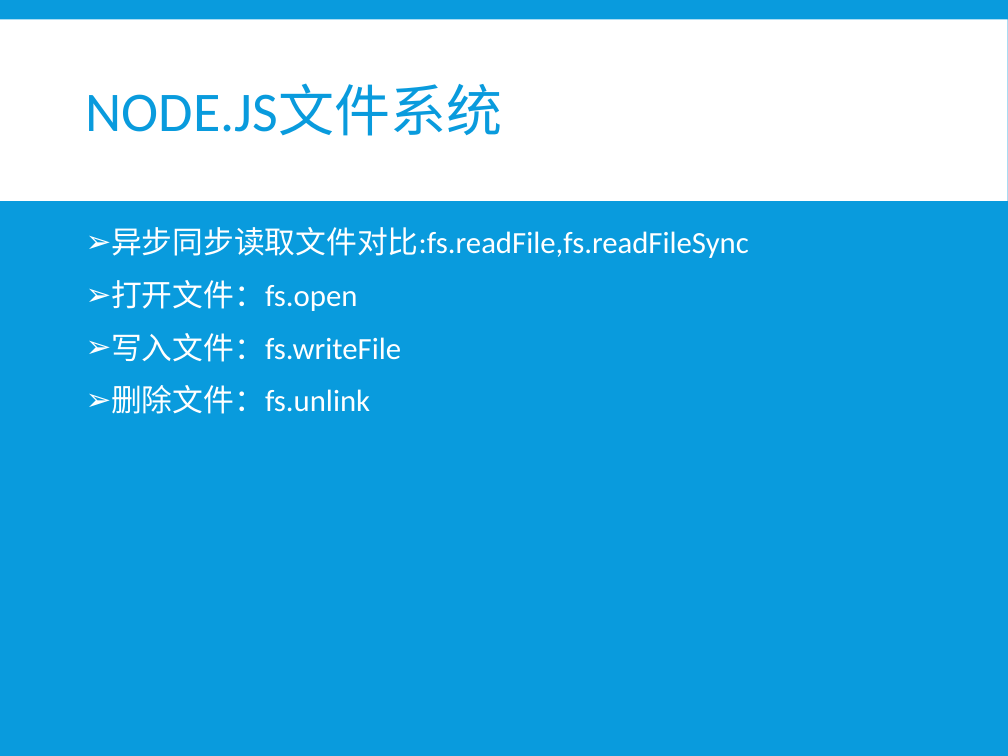
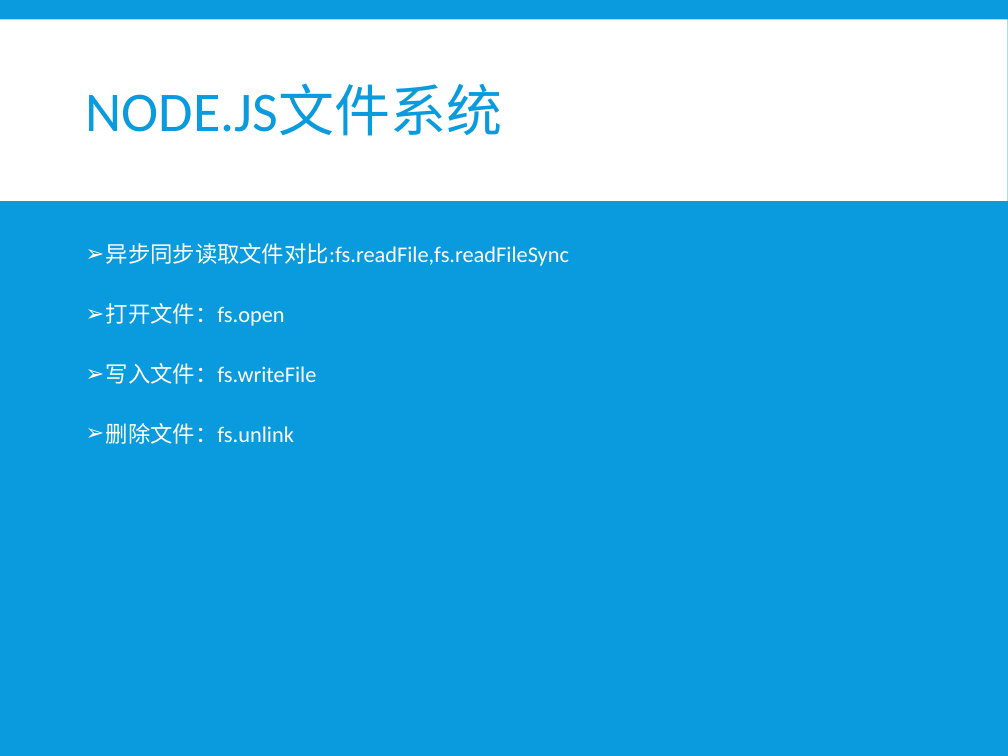
Before and after one commit to xiayu1986/webLearn, a slide deck: slide 11 of mix/技术分享/NODE技术分享.pptx. Drawn at 1008x756 pixels with LibreOffice and Linux fonts; fonts in the diff are those of the drawing. Boxes give left, top, right and bottom in pixels: in the first picture for what was removed or moved away, otherwise in the second. Text is boxed around its words. In the diff, an @@ line names an element or a change of style, - is before the commit and + after.

```diff
--- a/mix/技术分享/NODE技术分享.pptx
+++ b/mix/技术分享/NODE技术分享.pptx
@@ text "异步同步读取文件对比:fs.readFile,fs.readFileSync" at (106, 243, 569, 444): size 22 to 16 pt; line spacing 0.9 to 1.5 @@
```
Also in this commit, not shown: 12 other slides changed.
